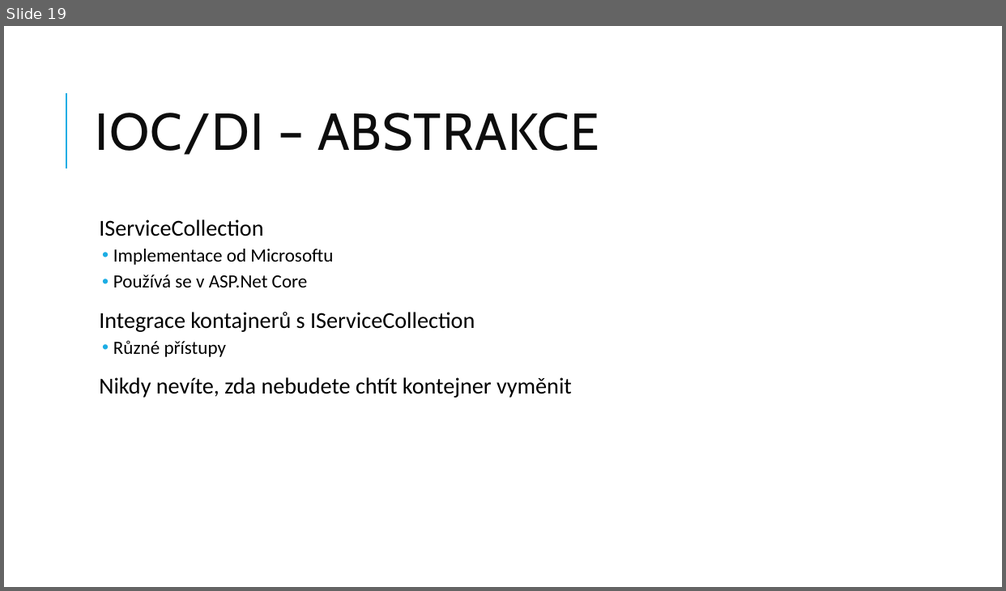
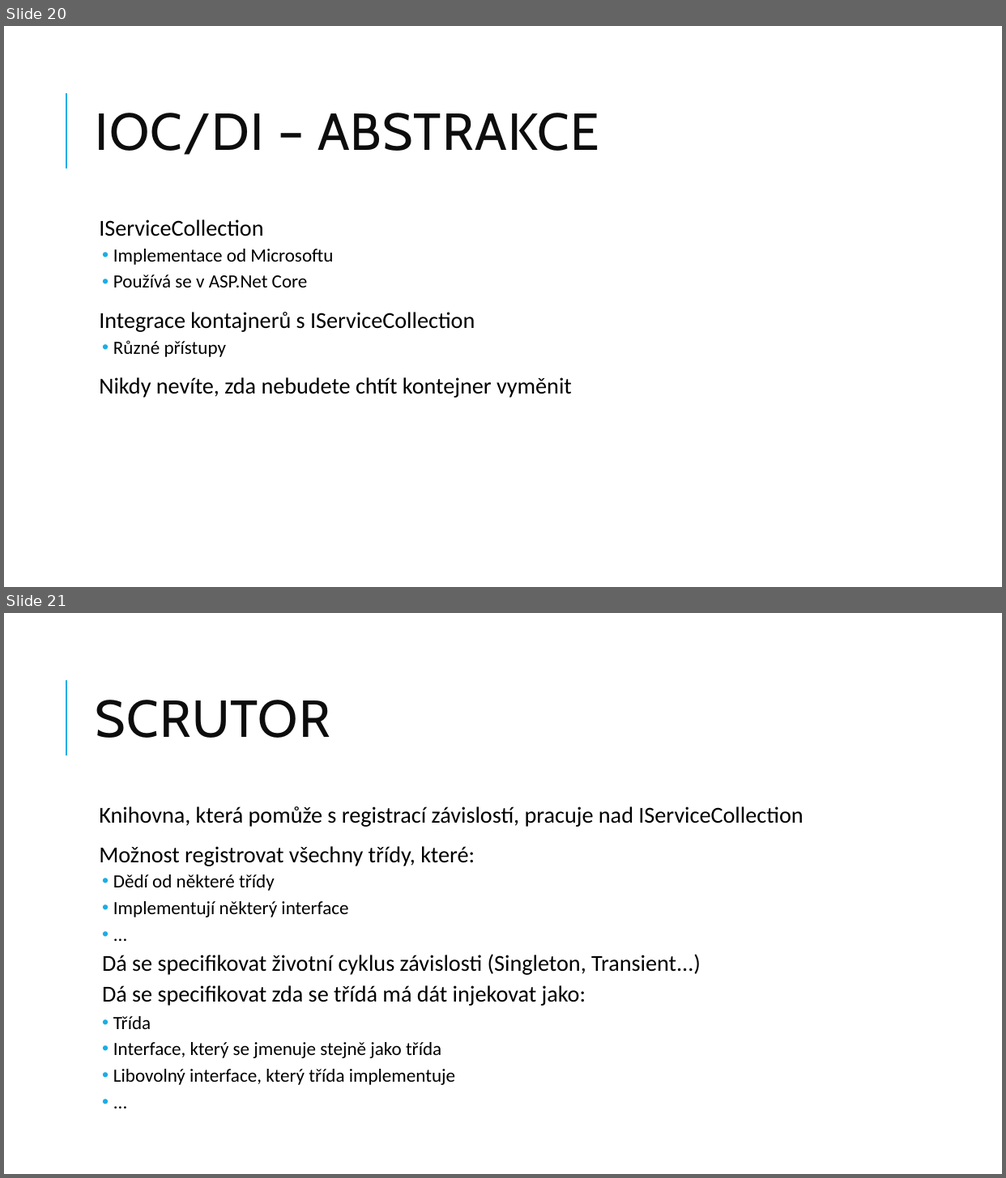
Before and after one commit to jasho/pv239-maui, a slide deck: 03_MVVM/PV239-Xamarin-03_MVVM.pptx. Shown one above the other, each under a label of ours: slide 19 before the commit, slides 20 and 21 after it. The pictures are 1006x591 and 1006x1178 pixels, drawn with LibreOffice and Linux fonts; fonts in the diff are those of the drawing. Boxes give left, top, right and bottom in pixels: in the first picture for what was removed or moved away, otherwise in the second. Text is boxed around its words. In the diff, an @@ line names an element or a change of style, - is before the commit and + after.

Commit message:
Updated presentation for lab 03.

```diff
--- a/03_MVVM/PV239-Xamarin-03_MVVM.pptx
+++ b/03_MVVM/PV239-Xamarin-03_MVVM.pptx
@@ slide 21 added at (4,613,1002,1174), background #FFFFFF; not listed: 1 template element that a slide beside it also shows @@
@@ title added at (96,700,330,738), 50 pt, text #0D0D0D @@
+SCRUTOR
@@ text added at (99,807,803,1085), 22 pt, text #000000 @@
+  Knihovna, která pomůže s registrací závislostí, pracuje nad IServiceCollection
+  Možnost registrovat všechny třídy, které:
+  • Dědí od některé třídy
+  • Implementují některý interface
+  • ...
+  Dá se specifikovat životní cyklus závislosti (Singleton, Transient...)
+  Dá se specifikovat zda se třídá má dát injekovat jako:
+  • Třída
+  • Interface, který se jmenuje stejně jako třída
+  • Libovolný interface, který třída implementuje
+  • ...
@@ what was slide 19 is now slide 20 @@
```
Also in this commit, not shown: 1 other slide added.
